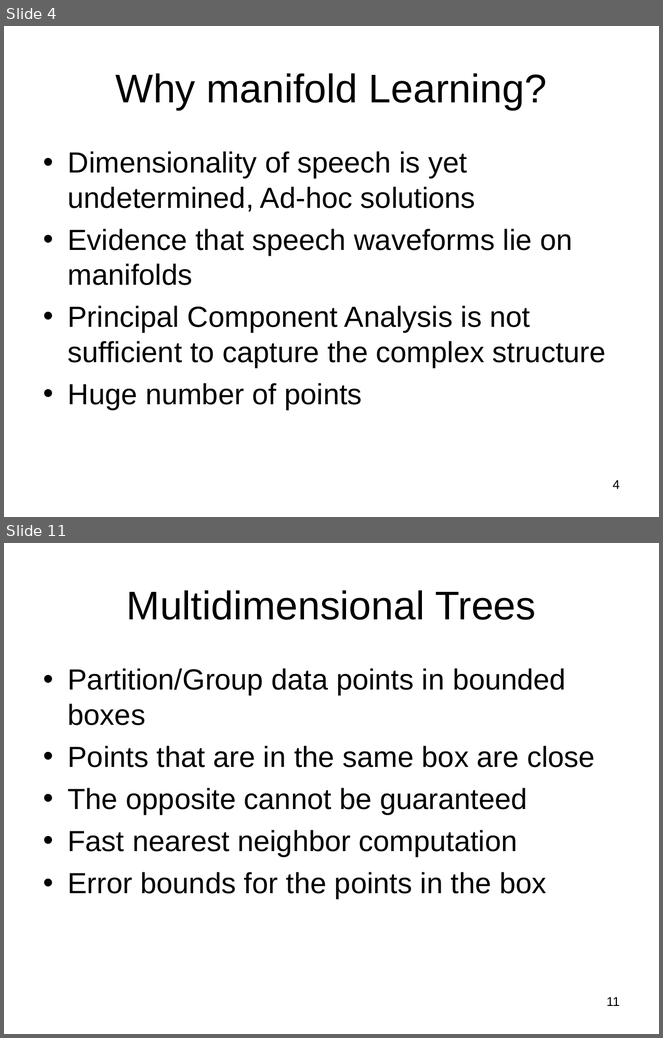
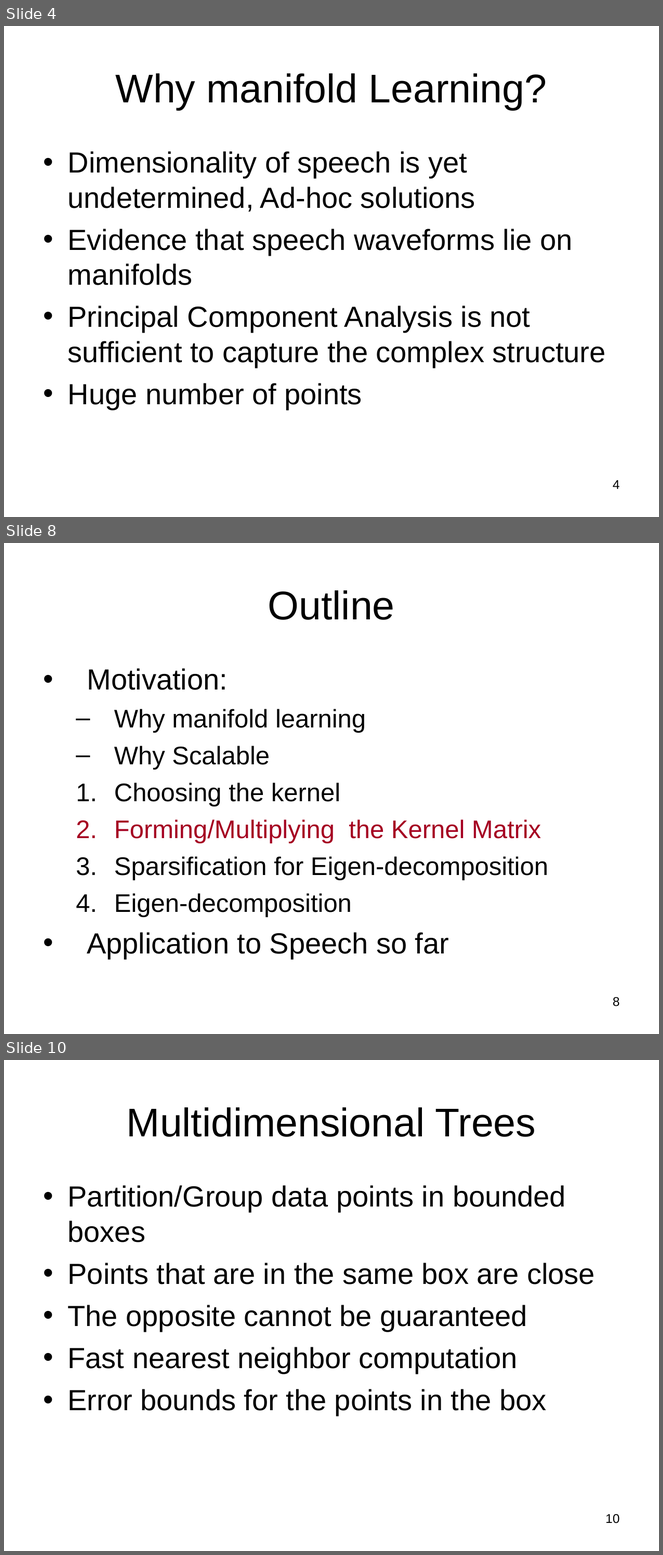
Before and after one commit to subailong/mlpack, a slide deck: fastlib/u/nvasil/docs/proposal/proposal.ppt. Shown one above the other, each under a label of ours: slides 4 and 11 before the commit, slides 4, 8 and 10 after it; the slides between them are not shown. The pictures are 663x1038 and 663x1555 pixels, drawn with LibreOffice and Linux fonts; fonts in the diff are those of the drawing. Boxes give left, top, right and bottom in pixels: in the first picture for what was removed or moved away, otherwise in the second. Text is boxed around its words. In the diff, an @@ line names an element or a change of style, - is before the commit and + after.

```diff
--- a/fastlib/u/nvasil/docs/proposal/proposal.ppt
+++ b/fastlib/u/nvasil/docs/proposal/proposal.ppt
@@ slide 8 added at (4,543,659,1034), background #FFFFFF @@
@@ title added at (268,590,395,620), 44 pt, text #000000 @@
+Outline
@@ text added at (87,668,548,960), 28 pt, text #000000 @@
+• Motivation:
+  – Why manifold learning
+  – Why Scalable
+  1. Choosing the kernel
+  2. Forming/Multiplying the Kernel Matrix
+  3. Sparsification for Eigen-decomposition
+  4. Eigen-decomposition
+• Application to Speech so far
@@ page number added at (613,997,620,1007), 14 pt, text #000000 @@
+8
@@ what was slide 11 is now slide 10 @@
@@ page number at (606,1514,620,1524): text changed @@
-11
+10
```
Also in this commit, not shown: 23 slides changed, 10 other slides added, 9 slides removed.
